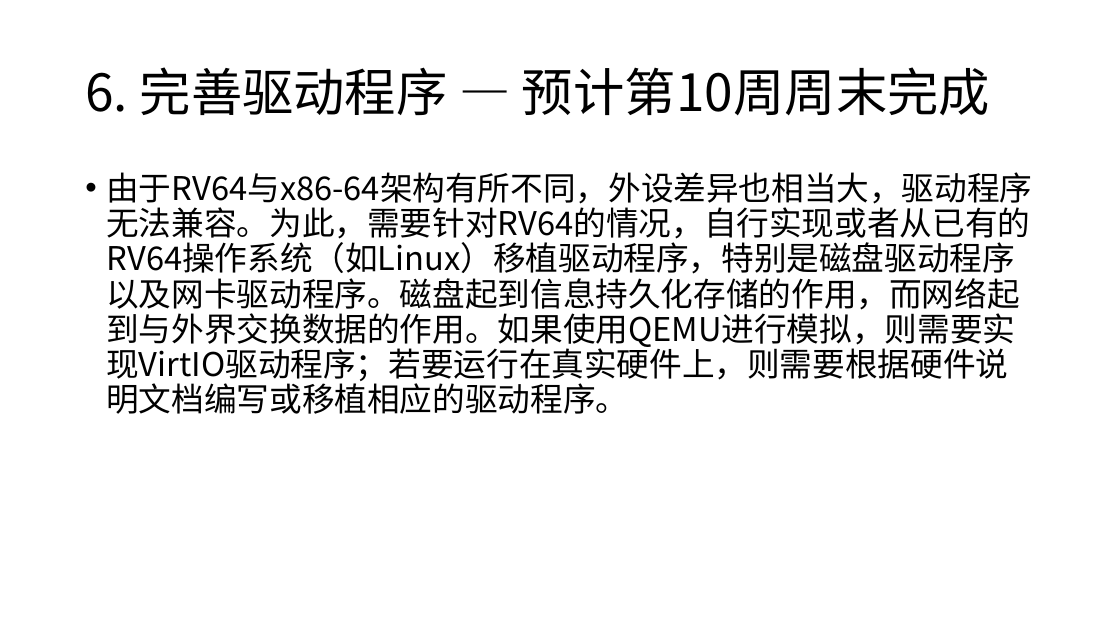
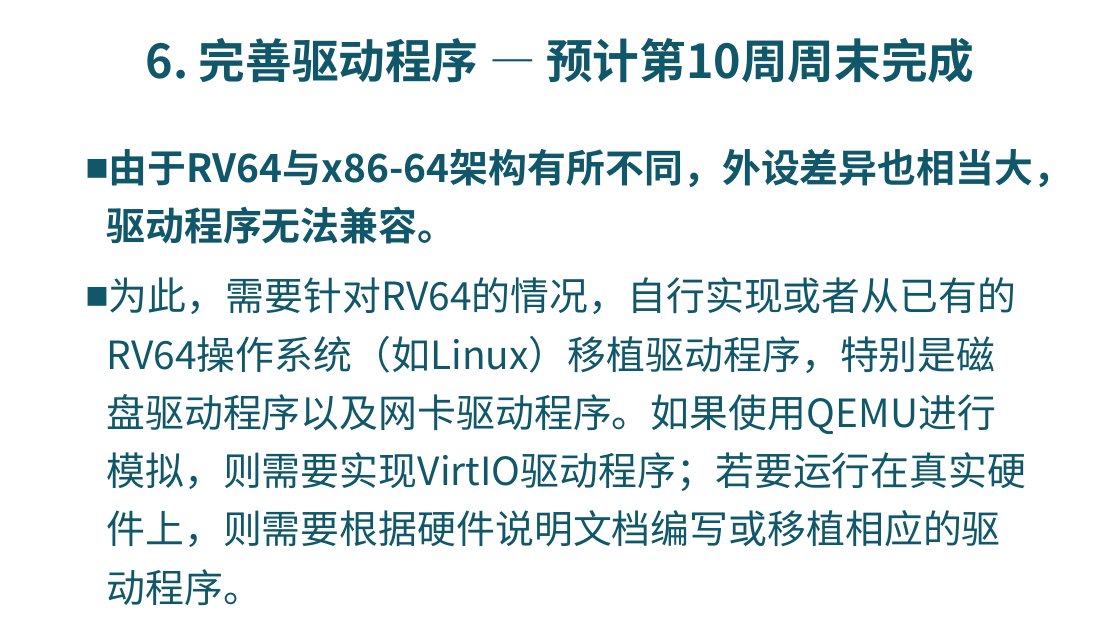
Before and after one commit to riscv-labs/OS2018spring-projects-g06, a slide deck: slide 13 of mid_report.pptx (slide 12 before the commit). Drawn at 1120x630 pixels with LibreOffice and Linux fonts; fonts in the diff are those of the drawing; background and template pictures are left out. Boxes give left, top, right and bottom in pixels: in the first picture for what was removed or moved away, otherwise in the second. Text is boxed around its words. In the diff, an @@ line names an element or a change of style, - is before the commit and + after.

```diff
--- a/mid_report.pptx
+++ b/mid_report.pptx
@@ title "6. 完善驱动程序 — 预计第10周周末完成" at [146, 38, 974, 83]: size 44 to 40 pt, text colour #000000 to #11576A, bold on; alignment left to centre @@
@@ text at [106, 149, 1072, 547]: text changed; size 28 to 33.3 pt; text colour #000000 to #11576A @@
-• 由于RV64与x86-64架构有所不同，外设差异也相当大，驱动程序无法兼容。为此，需要针对RV64的情况，自行实现或者从已有的RV64操作系统（如Linux）移植驱动程序，特别是磁盘驱动程序以及网卡驱动程序。磁盘起到信息持久化存储的作用，而网络起到与外界交换数据的作用。如果使用QEMU进行模拟，则需要实现VirtIO驱动程序；若要运行在真实硬件上，则需要根据硬件说明文档编写或移植相应的驱动程序。
+■ 由于RV64与x86-64架构有所不同，外设差异也相当大，驱动程序无法兼容。
+■ 为此，需要针对RV64的情况，自行实现或者从已有的RV64操作系统（如Linux）移植驱动程序，特别是磁盘驱动程序以及网卡驱动程序。如果使用QEMU进行模拟，则需要实现VirtIO驱动程序；若要运行在真实硬件上，则需要根据硬件说明文档编写或移植相应的驱动程序。
```
Also in this commit, not shown: 19 other slides changed, 1 slide removed, 1 other file.
